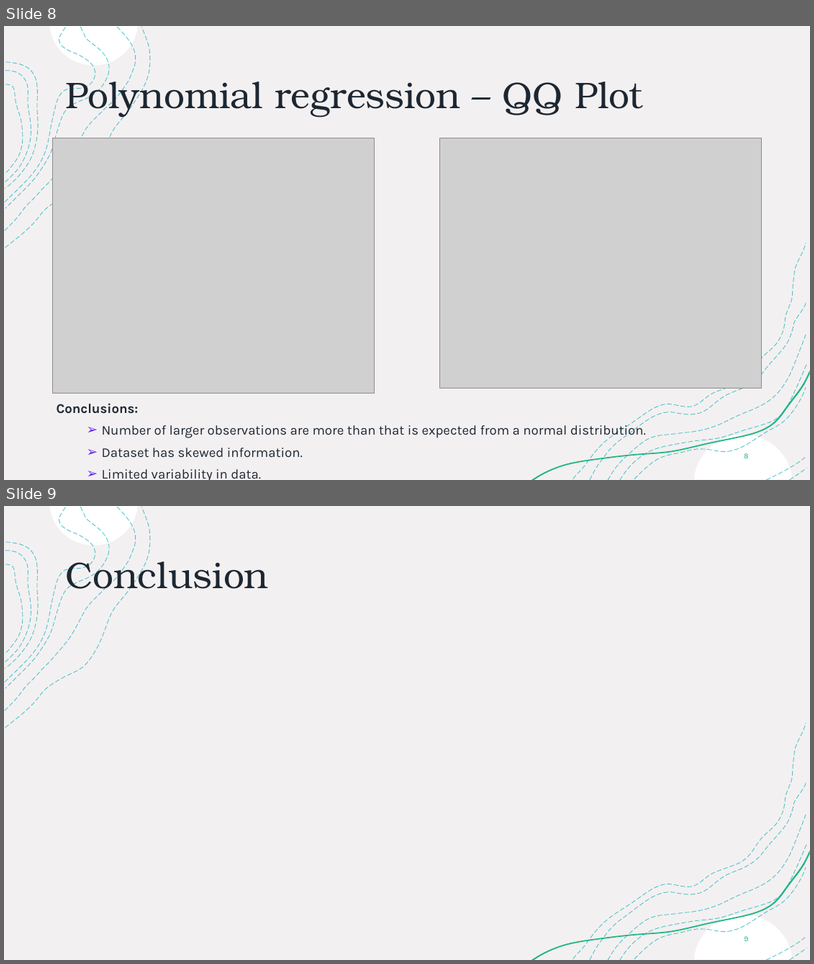
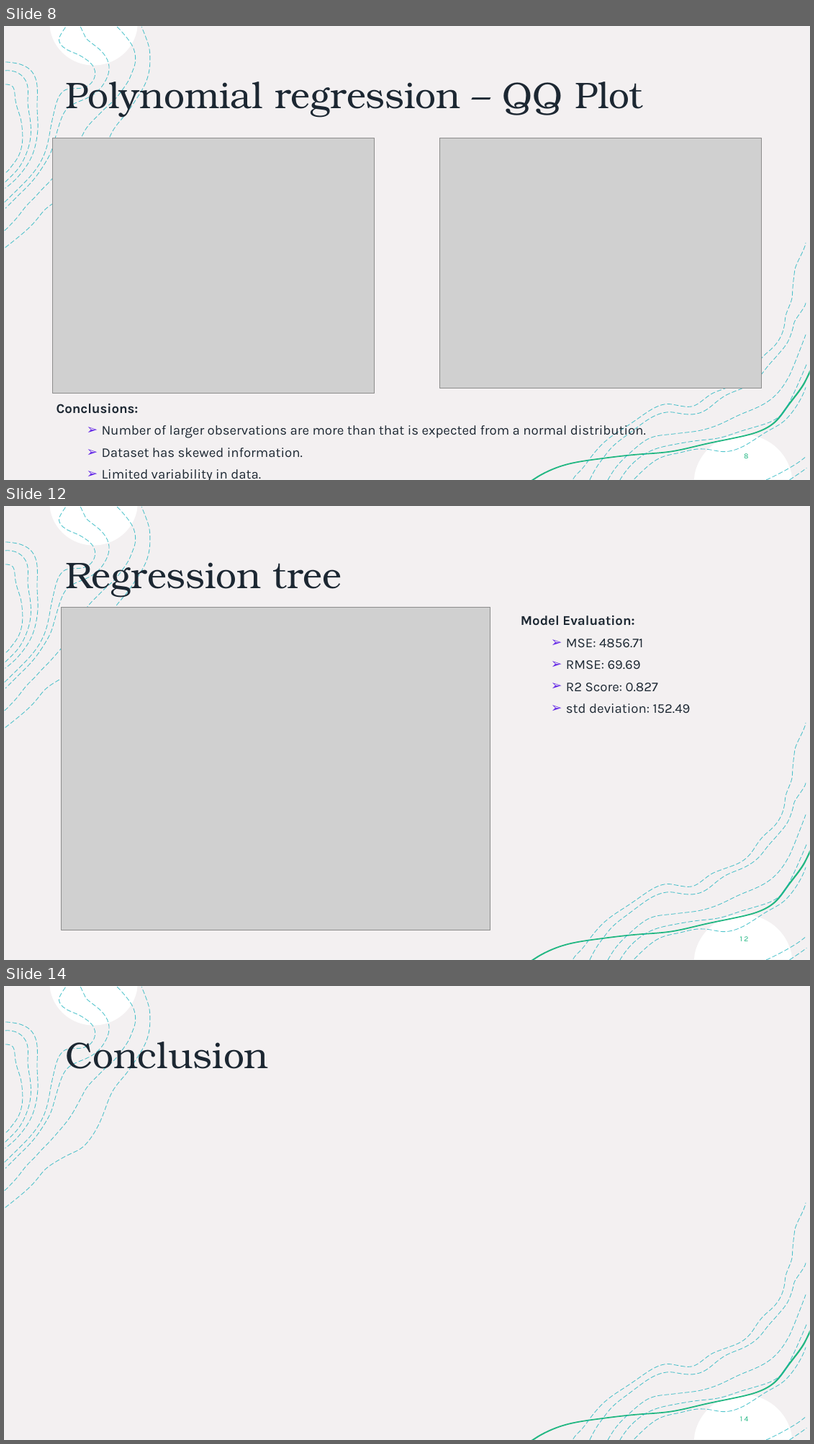
Before and after one commit to joss-thu/MLProj-GermanAirFares, a slide deck: ML-Project.pptx. Shown one above the other, each under a label of ours: slides 8 and 9 before the commit, slides 8, 12 and 14 after it; the slides between them are not shown. The pictures are 814x964 and 814x1444 pixels, drawn with LibreOffice and Linux fonts; fonts in the diff are those of the drawing; grey boxes stand for pictures. Boxes give left, top, right and bottom in pixels: in the first picture for what was removed or moved away, otherwise in the second. Text is boxed around its words. In the diff, an @@ line names an element or a change of style, - is before the commit and + after.

```diff
--- a/ML-Project.pptx
+++ b/ML-Project.pptx
@@ slide 12 added at box(4, 506, 810, 960), background #FFFFFF; not listed: 18 template elements that a slide beside it also shows @@
@@ title added at box(65, 554, 342, 597), 44 pt, text #1C2732 @@
+Regression tree
@@ picture added at box(61, 607, 491, 929) @@
@@ text added at box(521, 615, 691, 713), 16 pt, text #1C2732 @@
+Model Evaluation:
+  ➢ MSE: 4856.71
+  ➢ RMSE: 69.69
+  ➢ R2 Score: 0.827
+  ➢ std deviation: 152.49
@@ page number added at box(741, 936, 749, 941), 9 pt, text #21B782 @@
+12
@@ what was slide 9 is now slide 14 @@
@@ page number at box(741, 1416, 749, 1421): text changed @@
-9
+14
```
Also in this commit, not shown: 1 slide changed, 4 other slides added.
